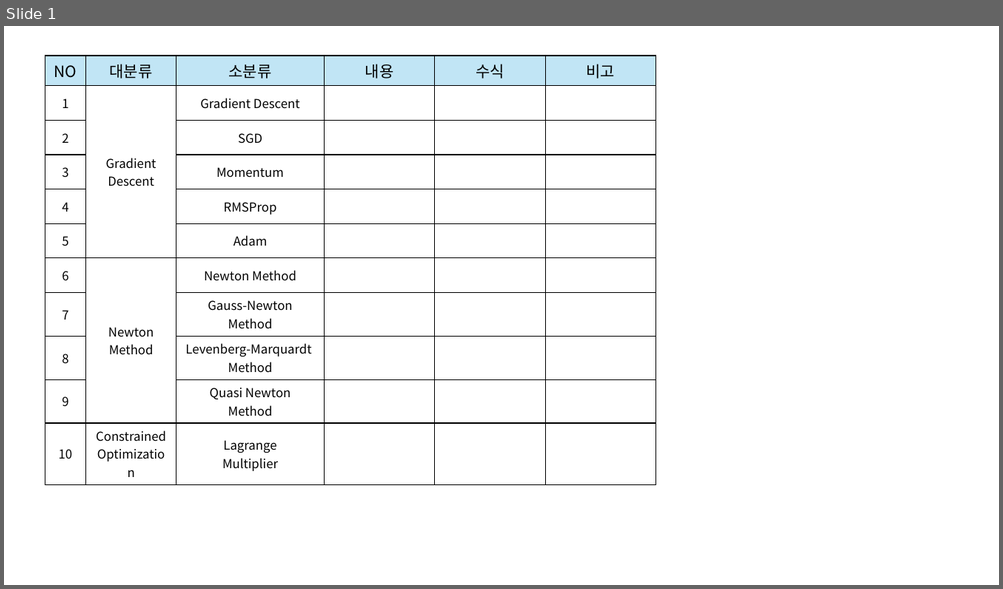
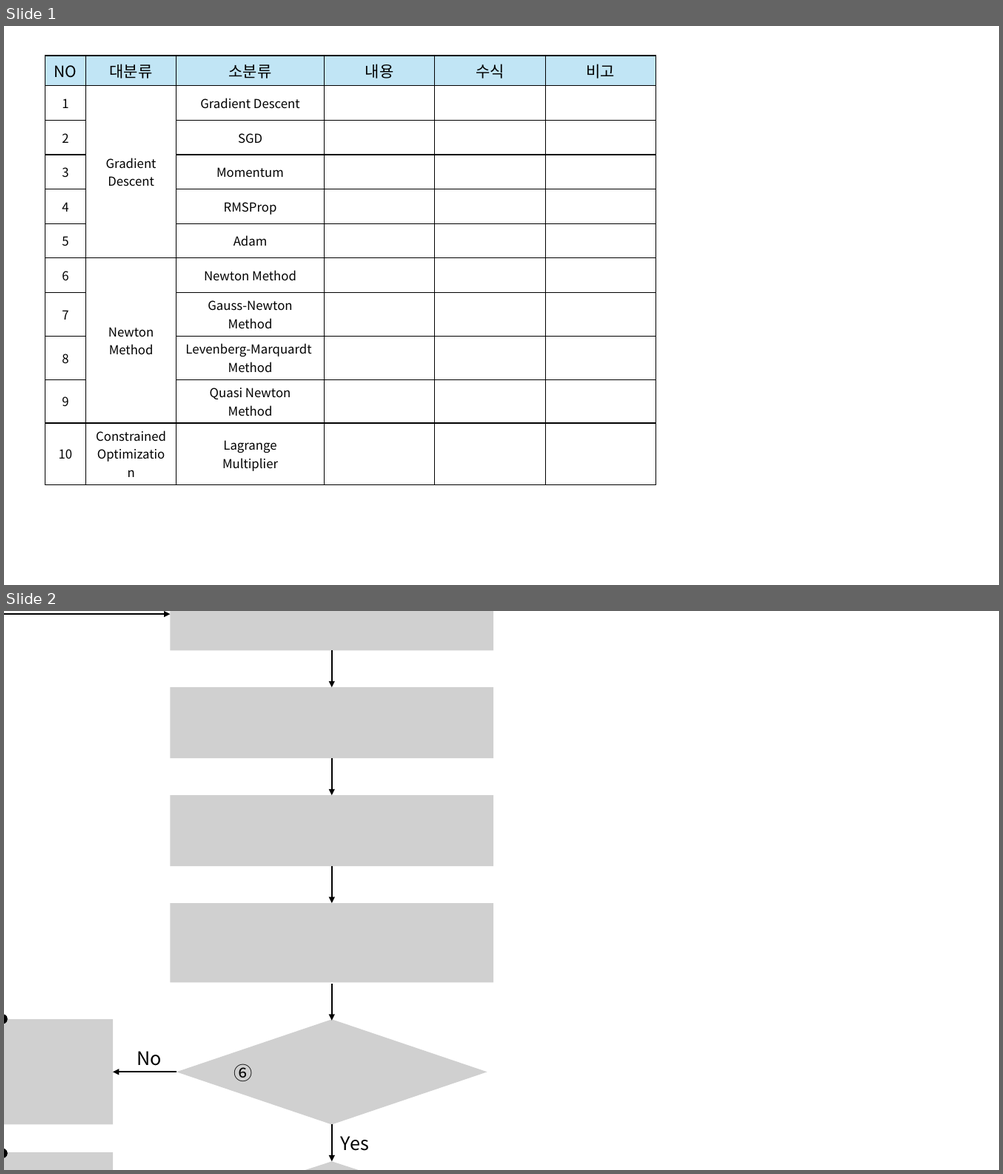
Before and after one commit to gaussian37/gaussian37.github.io, a slide deck: assets/img/math/calculus/basic_optimization/basic_optimization.pptx. Shown one above the other, each under a label of ours: slide 1 before the commit, slides 1 and 2 after it. The pictures are 1003x589 and 1003x1174 pixels, drawn with LibreOffice and Linux fonts; fonts in the diff are those of the drawing; grey boxes stand for pictures; background and template pictures are left out. Boxes give left, top, right and bottom in pixels: in the first picture for what was removed or moved away, otherwise in the second. Text is boxed around its words. In the diff, an @@ line names an element or a change of style, - is before the commit and + after.

```diff
--- a/assets/img/math/calculus/basic_optimization/basic_optimization.pptx
+++ b/assets/img/math/calculus/basic_optimization/basic_optimization.pptx
@@ slide 2 added at bbox=[4, 611, 999, 1170], background #FFFFFF @@
@@ group added at bbox=[4, 611, 493, 1170]: 8 pictures, 7 arrows, 3 texts, 2 ellipses @@
+No
+Yes
+⑥
```
Also in this commit, not shown: 2 other files.
